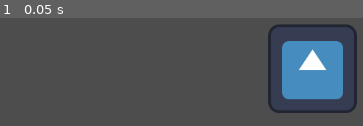
Above: before the commit, frame 1.
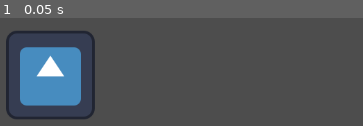
Above: after the commit, the same moment.

Repository: ShaneCDoyle/FourSouls
Game: Godot game, scene res://main.tscn
The game is run twice, just before and just after one commit, with the same random seed, the same clock (stepped at 60 frames per second) and the same inputs. The engine's default icon, where the game draws it, is replaced by a stand-in: a white triangle on a blue panel in a dark square.
Inputs:
- Up to frame 1 (0.05 s): no input

The runs differ from the first frame. In frame 1, 23% of the frame differs, in the area x 1-99%, y 5-94%.

Commit message:
Revert "Update main.tscn"
This reverts commit 4c83d971eb132842ad02cc67ffc5847b67769b58.

Diff:
--- a/main.tscn
+++ b/main.tscn
@@ -5,5 +5,5 @@
 [node name="Main" type="Node2D"]
 
 [node name="Icon" type="Sprite2D" parent="."]
-position = Vector2(938, 323)
+position = Vector2(560, 332)
 texture = ExtResource("1_827l8")
